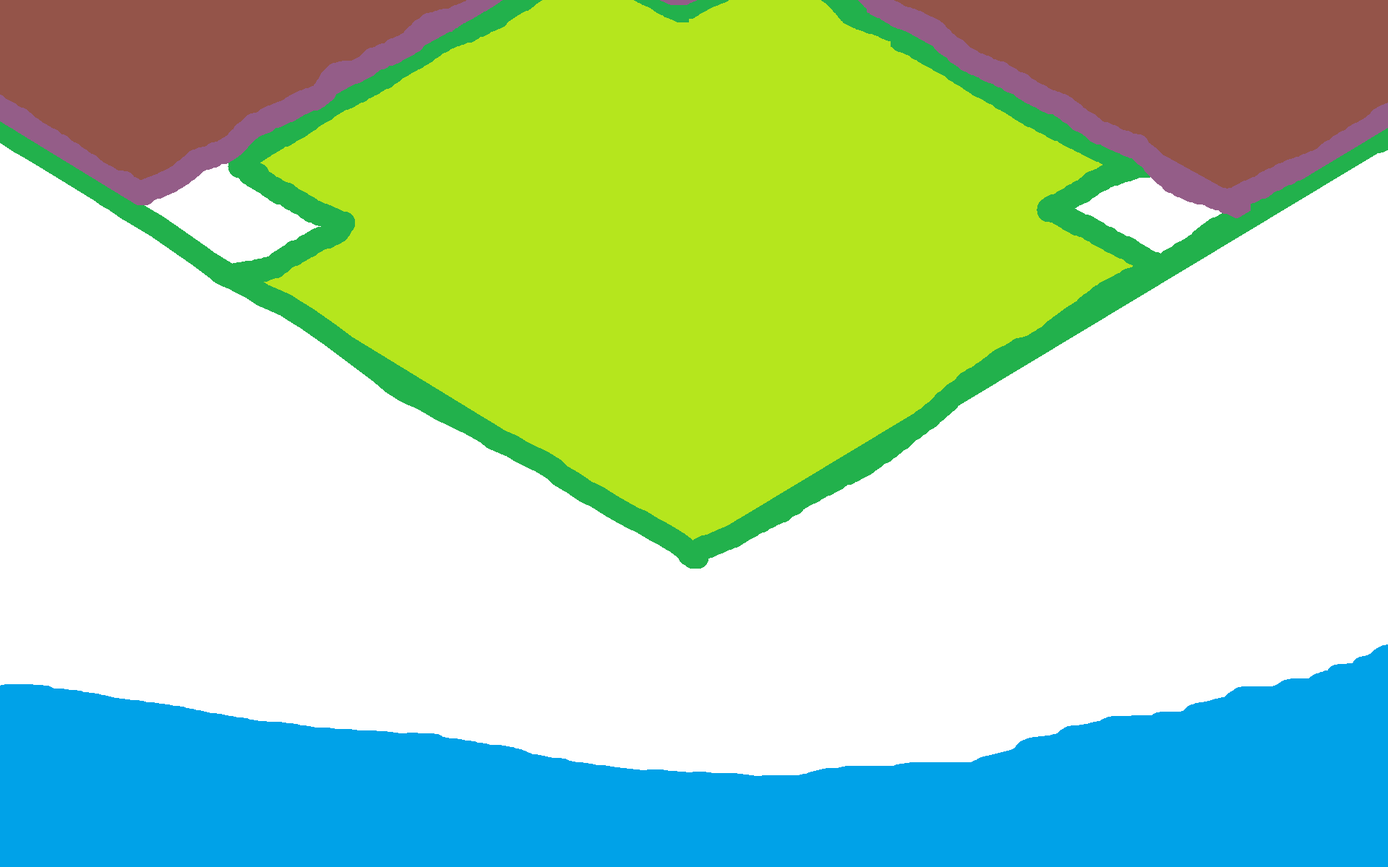
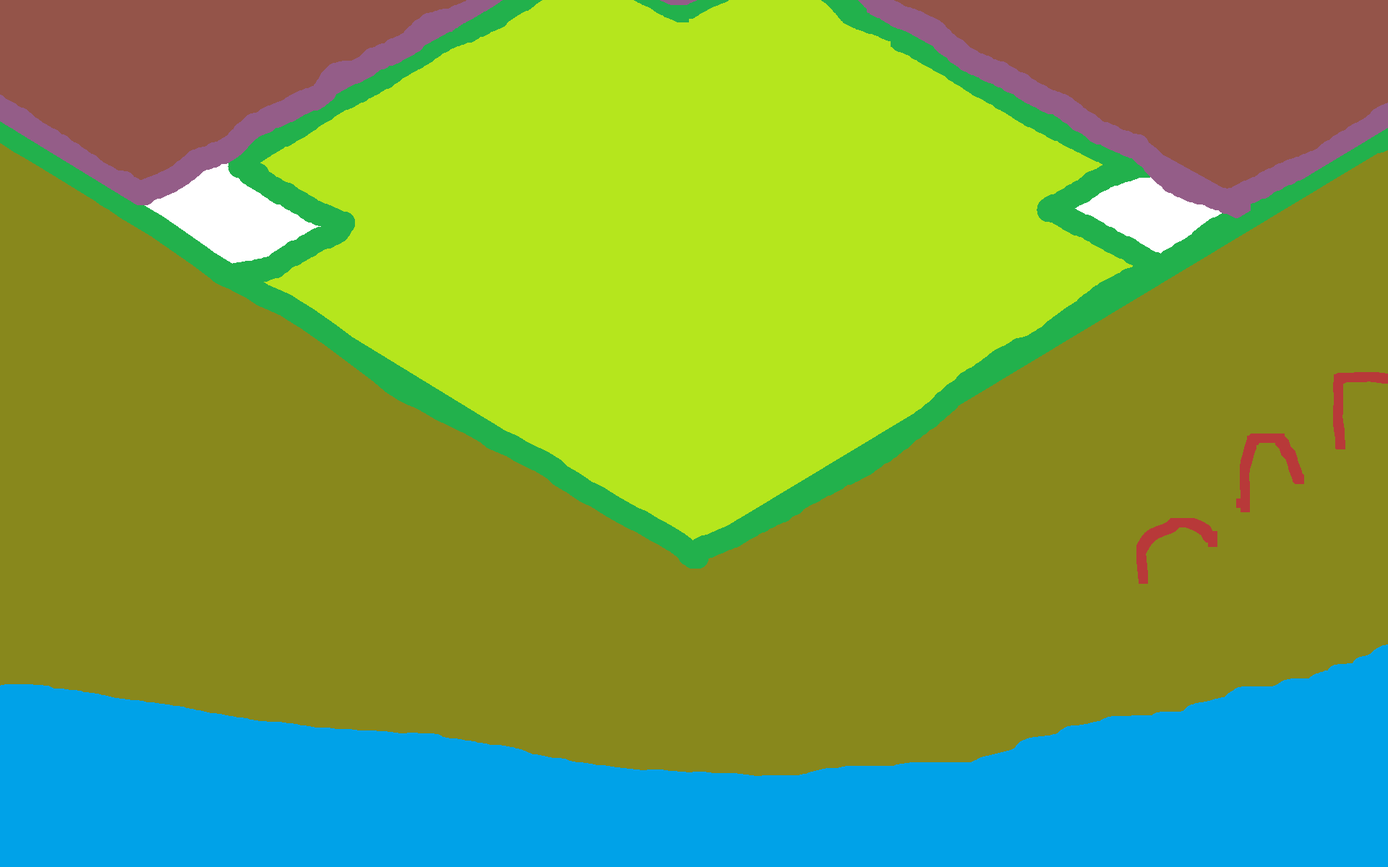
Two versions of the same layered image (1388x867). Layer-by-layer changes:
painted on "貼り付けられたレイヤー" over [0, 143, 1388, 777]
renamed "背景" to "フィールド00.bmp", painted on it over [0, 143, 1388, 777]
